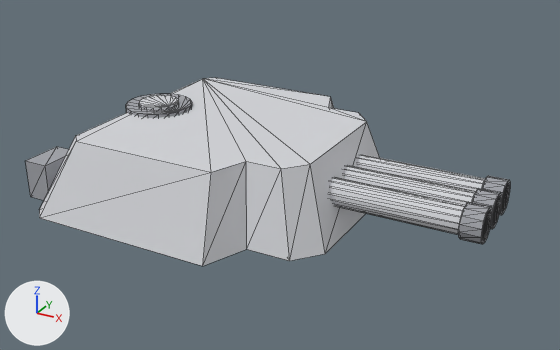
What one commit did to the OBJ model Models/vge_gun_gauss_howitzer.obj.
Both versions are drawn from a camera (50 mm lens) standing at (4.37, -7.16, 3.95) and looking at (0.46, -0.06, 0.4). The lights are fixed; the arrows at lower left show +X, +Y and +Z. The picture after the commit comes second. Mesh edges are drawn as thin lines. Where no turn or scale is listed for an object, it has been applied to the vertices.

In view in the first picture: 'vge_gun_gauss_howitzer_1', 'vge_gun_gauss_howitzer_11', 'vge_gun_gauss_howitzer_12', 'vge_gun_gauss_howitzer_14', 'vge_gun_gauss_howitzer_15', 'vge_gun_gauss_howitzer_2', 'vge_gun_gauss_howitzer_4', 'vge_gun_gauss_howitzer_5', 'vge_gun_gauss_howitzer_8', 'vge_gun_gauss_howitzer_9'.
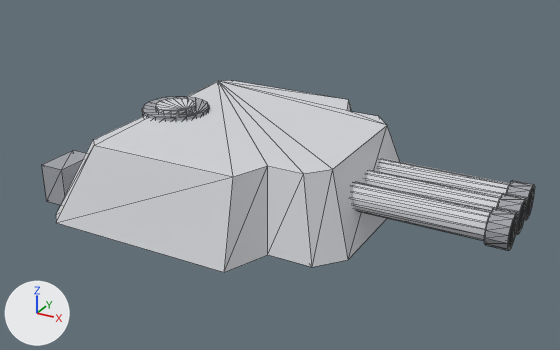
Boxes (x1, y1, x2, y2) around the edits, measured in the pictures (560 x 350 px):
'vge_gun_gauss_howitzer_1', moved: before (39, 78, 380, 266); after (56, 80, 400, 272)
'vge_gun_gauss_howitzer_2', moved: before (26, 147, 69, 200); after (42, 150, 86, 205)
'vge_gun_gauss_howitzer_9', moved: before (458, 202, 492, 244); after (484, 207, 518, 250)
'vge_gun_gauss_howitzer_4', moved: before (126, 94, 192, 118); after (142, 97, 210, 121)
'vge_gun_gauss_howitzer_12', moved: before (472, 188, 502, 229); after (497, 193, 527, 235)
'vge_gun_gauss_howitzer_15', moved: before (482, 176, 510, 215); after (506, 180, 535, 220)
'vge_gun_gauss_howitzer_5', moved: before (139, 95, 179, 110); after (156, 98, 196, 113)

What the commit changed:
me_vge_gun_gauss_howitzer_1 is used by ob_vge_gun_gauss_howitzer_1; location (0.0, 0.0, 0.0).
me_vge_gun_gauss_howitzer_1 had 24 vertices, 44 faces and spanned x -1.82..1.45, y -1.7..1.7, z 0.06..0.92.
me_vge_gun_gauss_howitzer_1 now has 24 vertices, 44 faces and spans x -1.57..1.7, y -1.7..1.7, z 0.06..0.92.
me_vge_gun_gauss_howitzer_1 part 1: the whole mesh is moved by (0.25, 0.0, 0.0).
me_vge_gun_gauss_howitzer_12 is used by ob_vge_gun_gauss_howitzer_12; location (0.0, 0.0, 0.0).
me_vge_gun_gauss_howitzer_12 had 28 vertices, 52 faces and spanned x 2.68..2.9, y -0.183..0.183, z 0.312..0.688.
me_vge_gun_gauss_howitzer_12 now has 28 vertices, 52 faces and spans x 2.93..3.15, y -0.183..0.183, z 0.312..0.688.
me_vge_gun_gauss_howitzer_12 part 2: the whole mesh is moved by (0.25, 0.0, 0.0).
me_vge_gun_gauss_howitzer_15 is used by ob_vge_gun_gauss_howitzer_15; location (0.0, 0.0, 0.0).
me_vge_gun_gauss_howitzer_15 had 28 vertices, 52 faces and spanned x 2.68..2.9, y 0.177..0.543, z 0.312..0.688.
me_vge_gun_gauss_howitzer_15 now has 28 vertices, 52 faces and spans x 2.93..3.15, y 0.177..0.543, z 0.312..0.688.
me_vge_gun_gauss_howitzer_15 part 3: the whole mesh is moved by (0.25, 0.0, 0.0).
me_vge_gun_gauss_howitzer_2 is used by ob_vge_gun_gauss_howitzer_2; location (0.0, 0.0, 0.0).
me_vge_gun_gauss_howitzer_2 had 8 vertices, 12 faces and spanned x -2.1..-1.8, y -1.4..-0.9, z 0.1..0.55.
me_vge_gun_gauss_howitzer_2 now has 8 vertices, 12 faces and spans x -1.85..-1.55, y -1.4..-0.9, z 0.1..0.55.
me_vge_gun_gauss_howitzer_2 part 4: the whole mesh is moved by (0.25, 0.0, 0.0).
me_vge_gun_gauss_howitzer_4 is used by ob_vge_gun_gauss_howitzer_4; location (0.0, 0.0, 0.0).
me_vge_gun_gauss_howitzer_4 had 40 vertices, 76 faces and spanned x -1.64..-0.84, y -0.4..0.4, z 0.86..0.96.
me_vge_gun_gauss_howitzer_4 now has 40 vertices, 76 faces and spans x -1.39..-0.59, y -0.4..0.4, z 0.86..0.96.
me_vge_gun_gauss_howitzer_4 part 5: the whole mesh is moved by (0.25, 0.0, 0.0).
me_vge_gun_gauss_howitzer_5 is used by ob_vge_gun_gauss_howitzer_5; location (0.0, 0.0, 0.0).
me_vge_gun_gauss_howitzer_5 had 32 vertices, 60 faces and spanned x -1.48..-1.0, y -0.24..0.24, z 0.92..0.99.
me_vge_gun_gauss_howitzer_5 now has 32 vertices, 60 faces and spans x -1.23..-0.75, y -0.24..0.24, z 0.92..0.99.
me_vge_gun_gauss_howitzer_5 part 6: the whole mesh is moved by (0.25, 0.0, 0.0).
me_vge_gun_gauss_howitzer_9 is used by ob_vge_gun_gauss_howitzer_9; location (0.0, 0.0, 0.0).
me_vge_gun_gauss_howitzer_9 had 28 vertices, 52 faces and spanned x 2.68..2.9, y -0.543..-0.177, z 0.313..0.688.
me_vge_gun_gauss_howitzer_9 now has 28 vertices, 52 faces and spans x 2.93..3.15, y -0.543..-0.177, z 0.313..0.688.
me_vge_gun_gauss_howitzer_9 part 7: the whole mesh is moved by (0.25, 0.0, 0.0).
